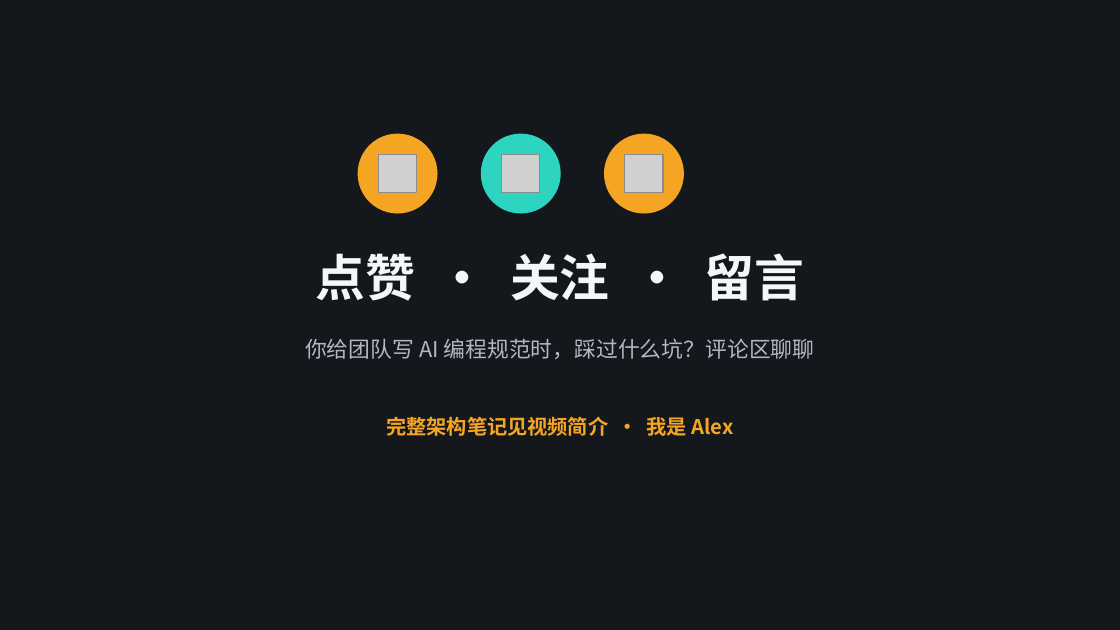
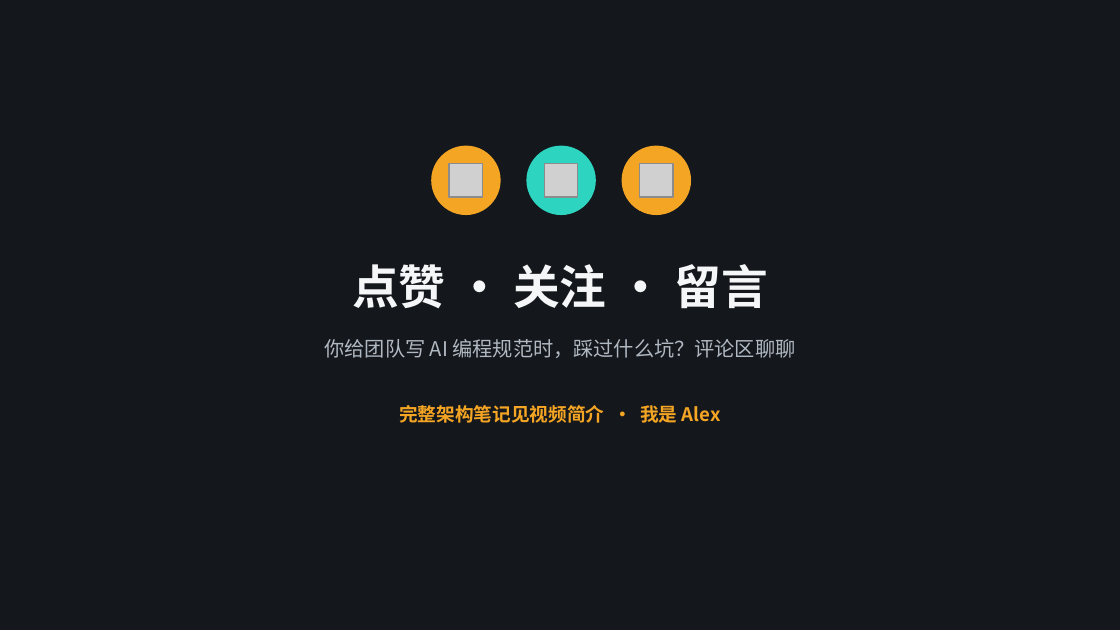
Before and after one commit to alexsunlee/alexsunlee.github.io, a slide deck: slide 30 of content/AI Learning/Ponytail · 提示词分发系统架构解析.pptx (slide 44 before the commit). Drawn at 1120x630 pixels with LibreOffice and Linux fonts; fonts in the diff are those of the drawing; grey boxes stand for pictures. Boxes give left, top, right and bottom in pixels: in the first picture for what was removed or moved away, otherwise in the second. Text is boxed around its words. In the diff, an @@ line names an element or a change of style, - is before the commit and + after.

```diff
--- a/content/AI Learning/Ponytail · 提示词分发系统架构解析.pptx
+++ b/content/AI Learning/Ponytail · 提示词分发系统架构解析.pptx
@@ ellipse at bbox=[431, 146, 501, 215]: outline #F5A524 1 pt to none @@
@@ ellipse: place and size @@
-ellipse at bbox=[358, 134, 437, 213]
+ellipse at bbox=[431, 146, 501, 215]
@@ ellipse: place and size @@
-ellipse at bbox=[482, 134, 560, 213]
+ellipse at bbox=[526, 146, 596, 215]
@@ ellipse at bbox=[526, 146, 596, 215]: outline #2DD4BF 1 pt to none @@
@@ ellipse: place and size @@
-ellipse at bbox=[605, 134, 683, 213]
+ellipse at bbox=[622, 146, 691, 215]
@@ ellipse at bbox=[622, 146, 691, 215]: outline #F5A524 1 pt to none @@
@@ picture: place and size @@
-picture at bbox=[379, 155, 417, 193]
+picture at bbox=[449, 164, 483, 197]
@@ picture: place and size @@
-picture at bbox=[502, 155, 540, 193]
+picture at bbox=[544, 164, 578, 197]
@@ picture: place and size @@
-picture at bbox=[625, 155, 663, 193]
+picture at bbox=[640, 164, 673, 197]
@@ text "点赞 · 关注 · 留言" at bbox=[352, 264, 768, 309]: size 32 to 30 pt; vertical alignment top to middle @@
@@ text "你给团队写 AI 编程规范时，踩过什么坑？评论区聊聊" at bbox=[325, 339, 796, 358]: size 14 to 13 pt @@
@@ text "完整架构笔记见视频简介 · 我是 Alex": place and size @@
-text "完整架构笔记见视频简介 · 我是 Alex" at bbox=[386, 416, 734, 436]
+text "完整架构笔记见视频简介 · 我是 Alex" at bbox=[399, 405, 721, 423]
@@ text "完整架构笔记见视频简介 · 我是 Alex" at bbox=[399, 405, 721, 423]: size 13 to 12 pt @@
```
Also in this commit, not shown: 18 other slides changed, 11 slides added, 25 slides removed, 2 other files.
